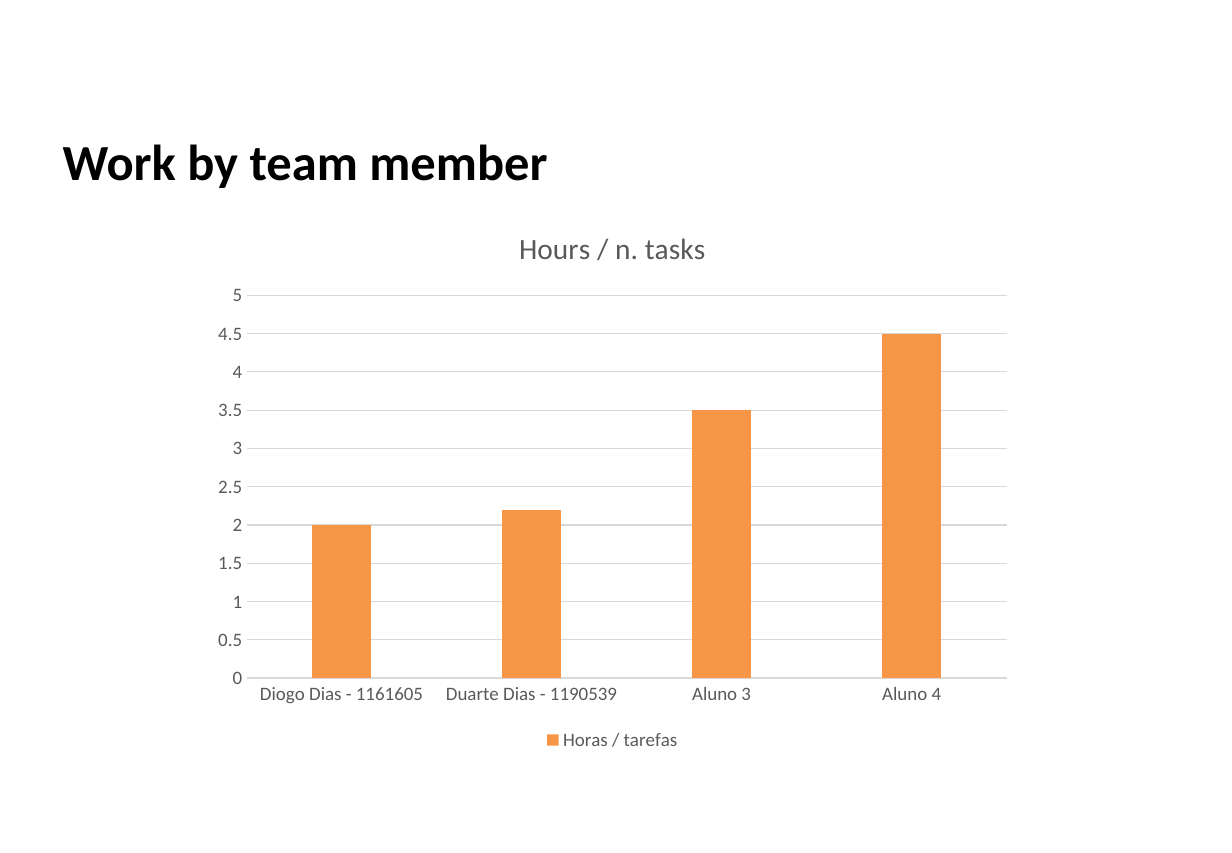
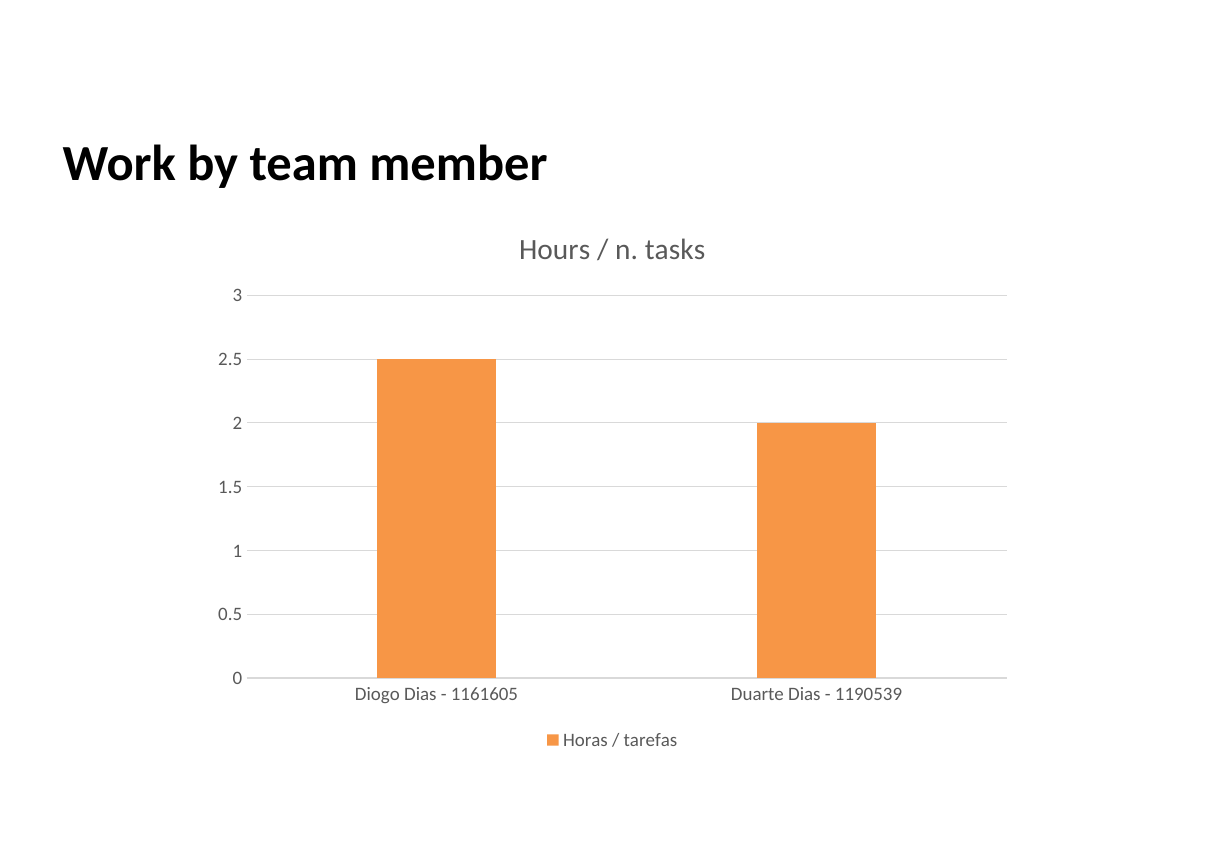
Before and after one commit to Diogosadias/LEI_PI_SEM3, a slide deck: slide 6 of docs/Sprint3/LAPR3 - Sprint 3 Status Report.pptx. Drawn at 1232x853 pixels with LibreOffice and Linux fonts; fonts in the diff are those of the drawing; background and template pictures are left out. Boxes give left, top, right and bottom in pixels: in the first picture for what was removed or moved away, otherwise in the second. Text is boxed around its words. In the diff, an @@ line names an element or a change of style, - is before the commit and + after.

```diff
--- a/docs/Sprint3/LAPR3 - Sprint 3 Status Report.pptx
+++ b/docs/Sprint3/LAPR3 - Sprint 3 Status Report.pptx
@@ column chart at <box>201,208,1023,755</box> @@
-categories: Diogo Dias - 1161605, Duarte Dias - 1190539, Aluno 3, Aluno 4
+categories: Diogo Dias - 1161605, Duarte Dias - 1190539
-Horas / tarefas: 2, 2.2, 3.5, 4.5
+Horas / tarefas: 2.5, 2
```
Also in this commit, not shown: 8 other slides changed.
